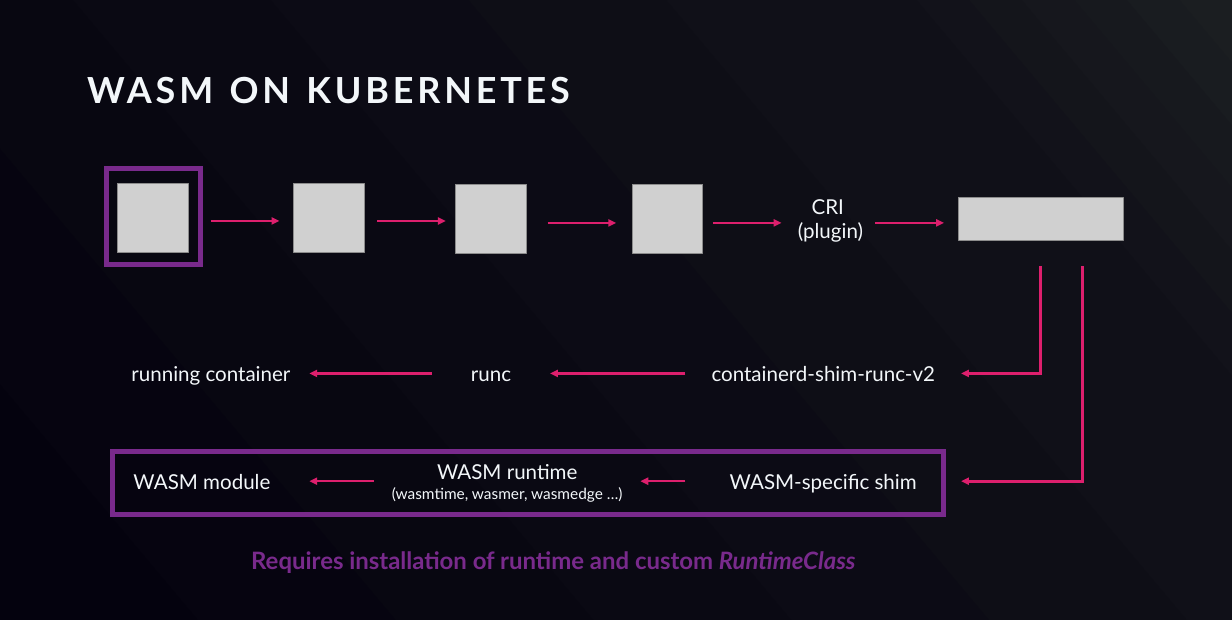
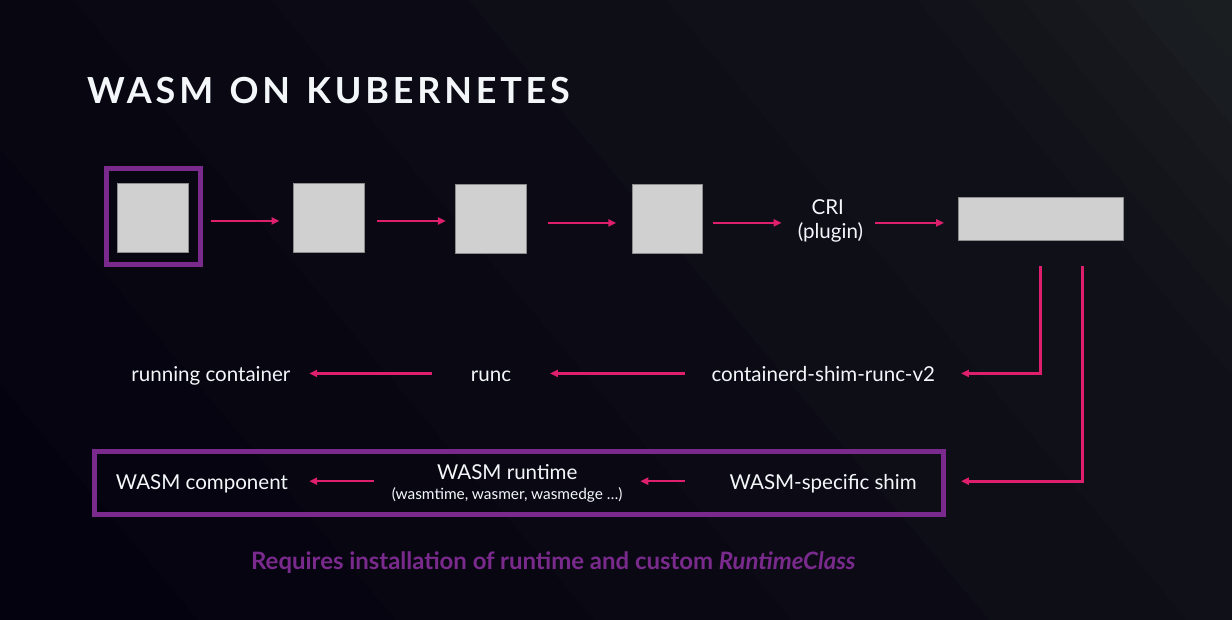
Before and after one commit to relusc/talks, a slide deck: slide 6 of containerdays/wasm/Kubernetes_on_the_edge_WebAssembly.pptx. Drawn at 1232x620 pixels with LibreOffice and Linux fonts; fonts in the diff are those of the drawing; grey boxes stand for pictures; background and template pictures are left out. Boxes give left, top, right and bottom in pixels: in the first picture for what was removed or moved away, otherwise in the second. Text is boxed around its words. In the diff, an @@ line names an element or a change of style, - is before the commit and + after.

```diff
--- a/containerdays/wasm/Kubernetes_on_the_edge_WebAssembly.pptx
+++ b/containerdays/wasm/Kubernetes_on_the_edge_WebAssembly.pptx
@@ rectangle: place and size @@
-rectangle at [112, 452, 944, 515]
+rectangle at [94, 452, 944, 515]
@@ text at [116, 474, 288, 493]: text changed @@
-WASM module
+WASM component
```
Also in this commit, not shown: 1 other slide changed, 12 other files.
